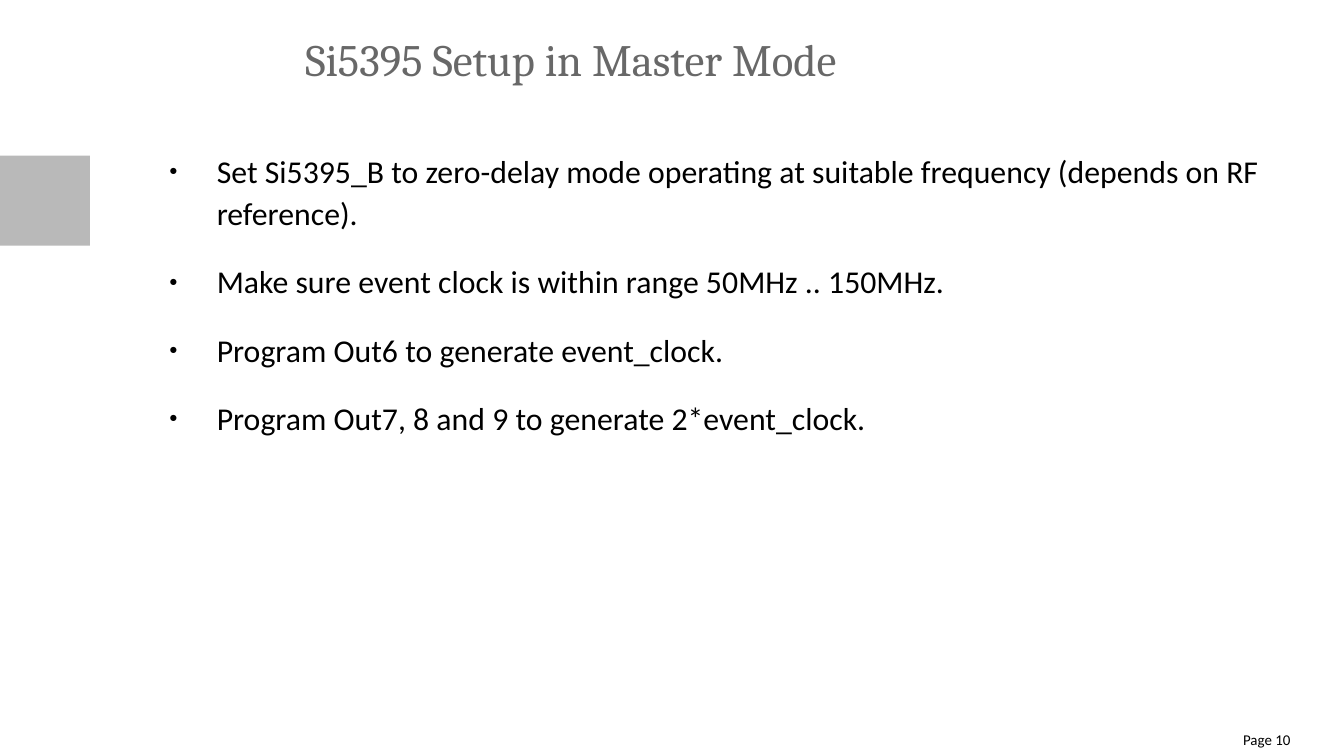
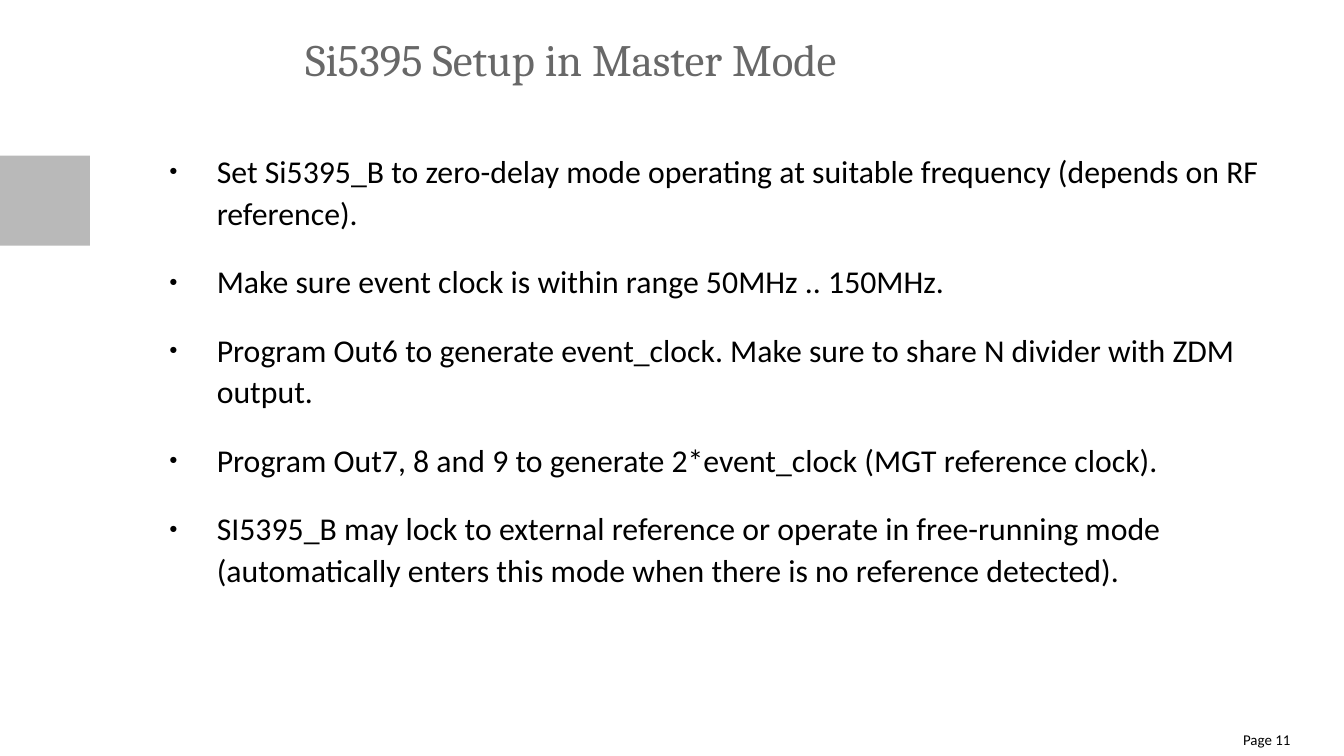
Before and after one commit to paulscherrerinstitute/CIO_EVM, a slide deck: slide 11 of doc/Clocking Notes.odp (slide 10 before the commit). Drawn at 1344x756 pixels with LibreOffice and Linux fonts; fonts in the diff are those of the drawing; background and template pictures are left out. Boxes give left, top, right and bottom in pixels: in the first picture for what was removed or moved away, otherwise in the second. Text is boxed around its words. In the diff, an @@ line names an element or a change of style, - is before the commit and + after.

```diff
--- a/doc/Clocking Notes.odp
+++ b/doc/Clocking Notes.odp
@@ text at box(217, 340, 1235, 587): text changed @@
-● Program Out6 to generate event_clock.
-● Program Out7, 8 and 9 to generate 2*event_clock.
+● Program Out6 to generate event_clock. Make sure to share N divider with ZDM output.
+● Program Out7, 8 and 9 to generate 2*event_clock (MGT reference clock).
+● SI5395_B may lock to external reference or operate in free-running mode (automatically enters this mode when there is no reference detected).
@@ page number at box(1243, 735, 1290, 748): text changed @@
-Page 10
+Page 11
```
Also in this commit, not shown: 4 other slides changed, 1 slide added, 1 other file.
